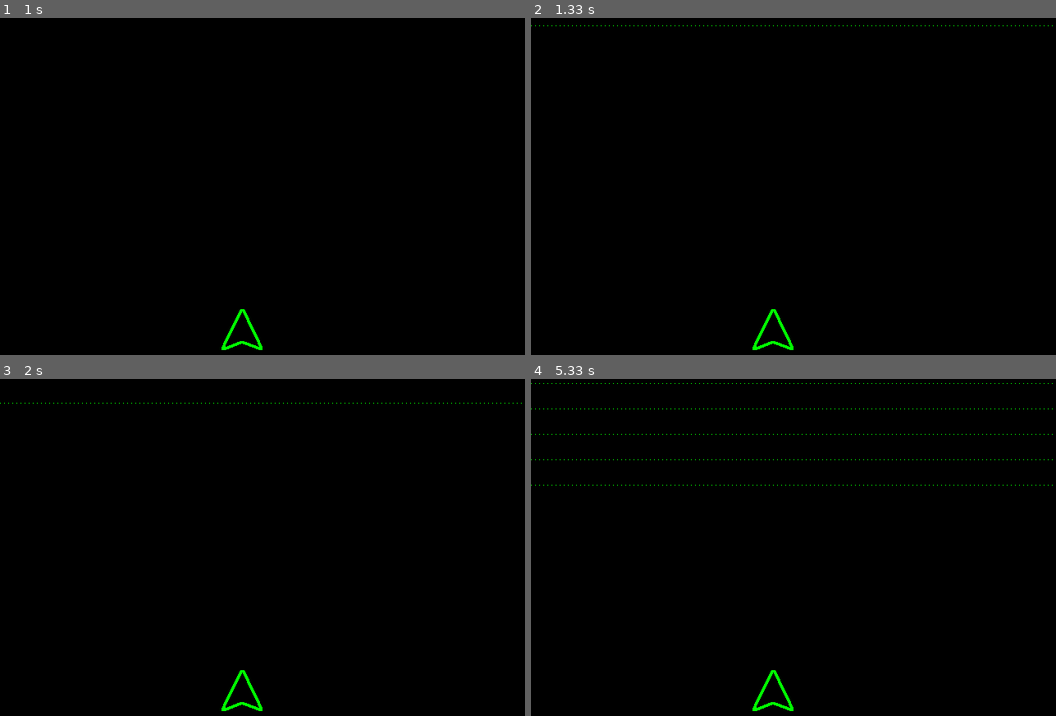
Above: before the commit, frames 1-4 (two rows, left to right).
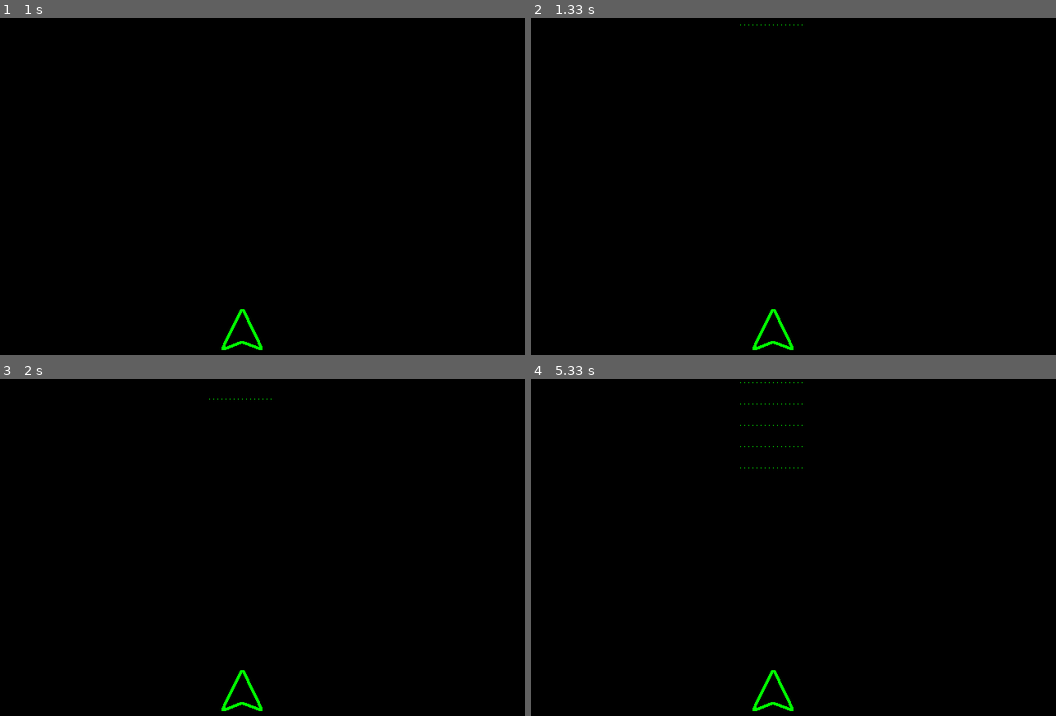
Above: after the commit, the same moments.

Repository: kosmogen/pygame_2d_particle_chamber
Game: pygame game, started from particle_chamber.py
The game is run twice, just before and just after one commit, with the same random seed, the same clock (stepped at 60 frames per second) and the same inputs.
Inputs:
- Up to frame 1 (1 s): no input
- Up to frame 2 (1.33 s): no input
- Up to frame 3 (2 s): no input
- Up to frame 4 (5.33 s): no input

Frame 1 is identical in both runs. In frame 2, less than 0.1% of the frame differs, in the area x 0-100%, y 1-3%; in frame 3, less than 0.1%; in frame 4, 0.3%, in the area x 0-100%, y 0-32%.

Commit message:
Optimized to only generated particles around model width

Diff:
--- a/particle_chamber.py
+++ b/particle_chamber.py
@@ -10,9 +10,10 @@
 class ParticleChamber:
     """Contains all the variables and methods for running the main game loop."""
     def __init__(self):
-        self.FPS = 30
+        self.FPS = 25
         self.WINDOW_RES = (640, 480)
         self.BG_COLOR = (0, 0, 0) # RGB for black
+        self.particle_x_step_res = 5
 
         pygame.init()
         self.FramePerSec = pygame.time.Clock()
@@ -21,13 +22,14 @@
     def game_loop(self):
         """Main game loop."""
         # fixed sprites
-        self.player_ship = Model(*self.WINDOW_RES, 'player_ship.png')
-        self.player_ship.update()
+        self.model = Model(*self.WINDOW_RES, 'player_ship.png')
+        self.model.update()
 
         # Particle emitters
         self.particles = pygame.sprite.Group()
         self.emitters = []
-        for x_col in range(0, self.WINDOW_RES[0], 5):
+        for x_col in range(self.model.rect.left - (self.particle_x_step_res * 3),
+                            self.model.rect.right + (self.particle_x_step_res * 3), self.particle_x_step_res):
             emitter = ParticleEmitter(*self.WINDOW_RES, x_col, self.particles)
             self.emitters.append(emitter)
 
@@ -43,18 +45,18 @@
             # Update sprites
             for emitter in self.emitters:
                 emitter.update()
-            self.player_ship.update()
+            self.model.update()
             for particle in self.particles:
                 particle.update()
 
             # Draw sprites
             self.DISPLAYSURF.fill(self.BG_COLOR)
-            self.player_ship.draw(self.DISPLAYSURF)
+            self.model.draw(self.DISPLAYSURF)
             for particle in self.particles:
                 particle.draw(self.DISPLAYSURF)
 
             # Detect collision between player and any asteroids
-            if pygame.sprite.spritecollideany(self.player_ship, self.particles, pygame.sprite.collide_mask):
+            if pygame.sprite.spritecollideany(self.model, self.particles, pygame.sprite.collide_mask):
                 # TODO: animate particle bounce
                 pass
 
